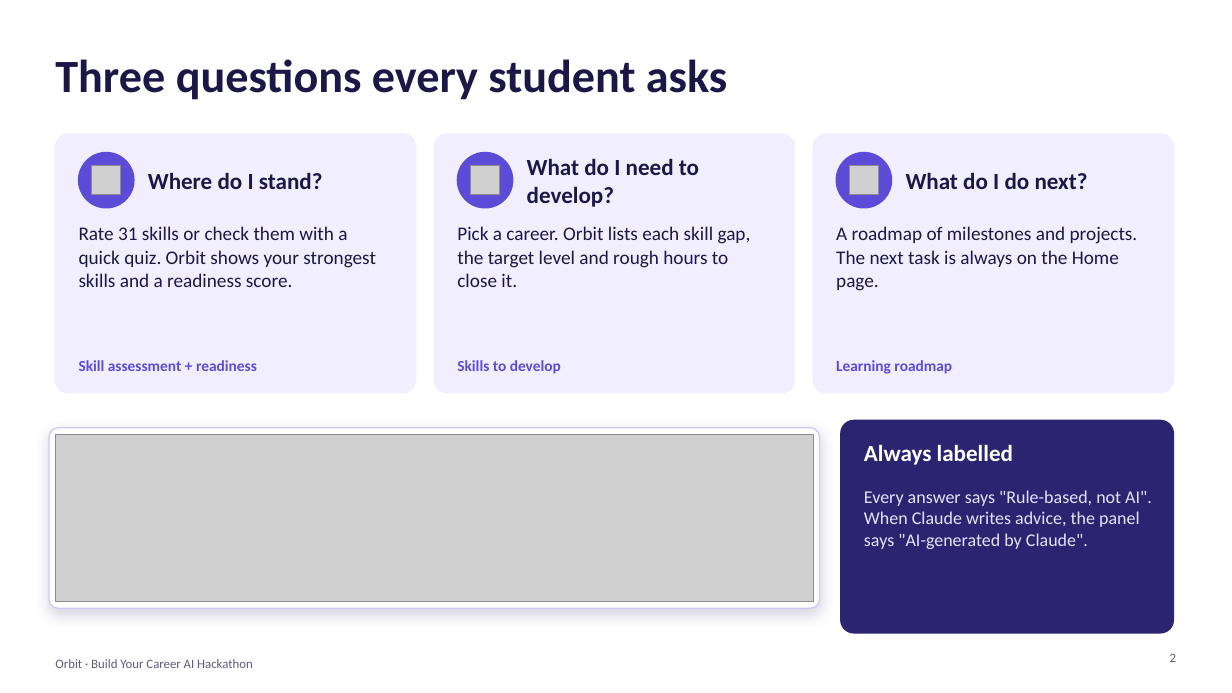
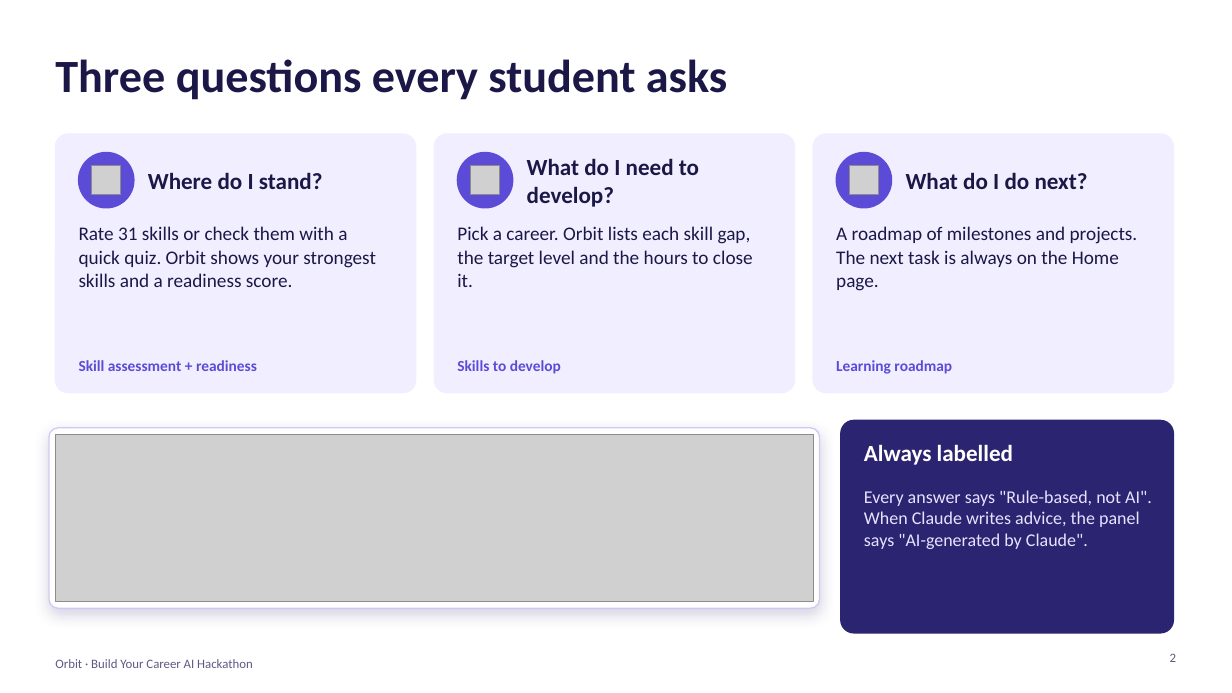
Before and after one commit to 111Reihan/AI-Powered-Career-Development-Hackathon, a slide deck: slide 2 of docs/Orbit-pitch-deck-v2.pptx. Drawn at 1232x693 pixels with LibreOffice and Linux fonts; fonts in the diff are those of the drawing; grey boxes stand for pictures. Boxes give left, top, right and bottom in pixels: in the first picture for what was removed or moved away, otherwise in the second. Text is boxed around its words. In the diff, an @@ line names an element or a change of style, - is before the commit and + after.

```diff
--- a/docs/Orbit-pitch-deck-v2.pptx
+++ b/docs/Orbit-pitch-deck-v2.pptx
@@ text at [457,226,753,287]: text changed @@
-Pick a career. Orbit lists each skill gap, the target level and rough hours to close it.
+Pick a career. Orbit lists each skill gap, the target level and the hours to close it.
```
Also in this commit, not shown: 4 other slides changed.
